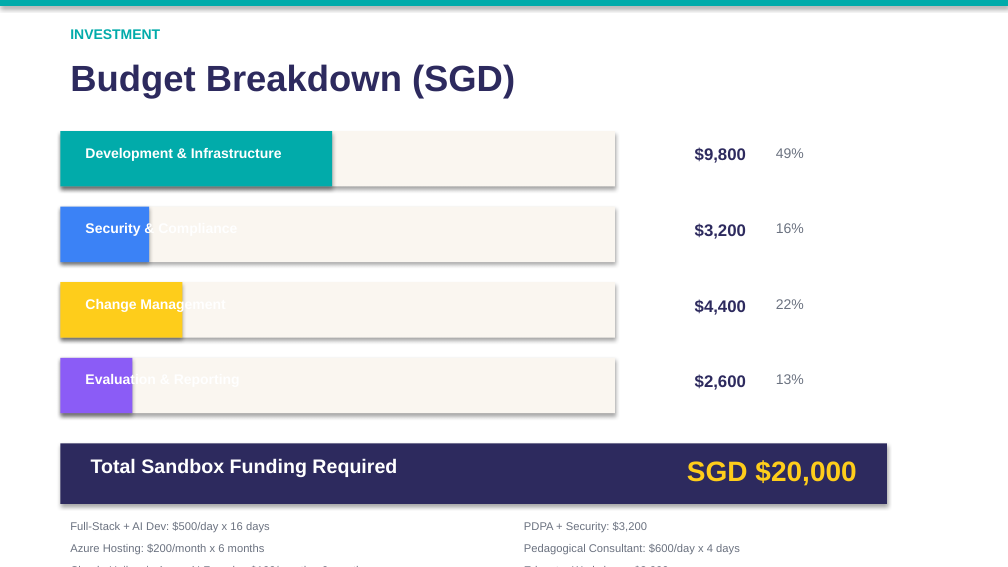
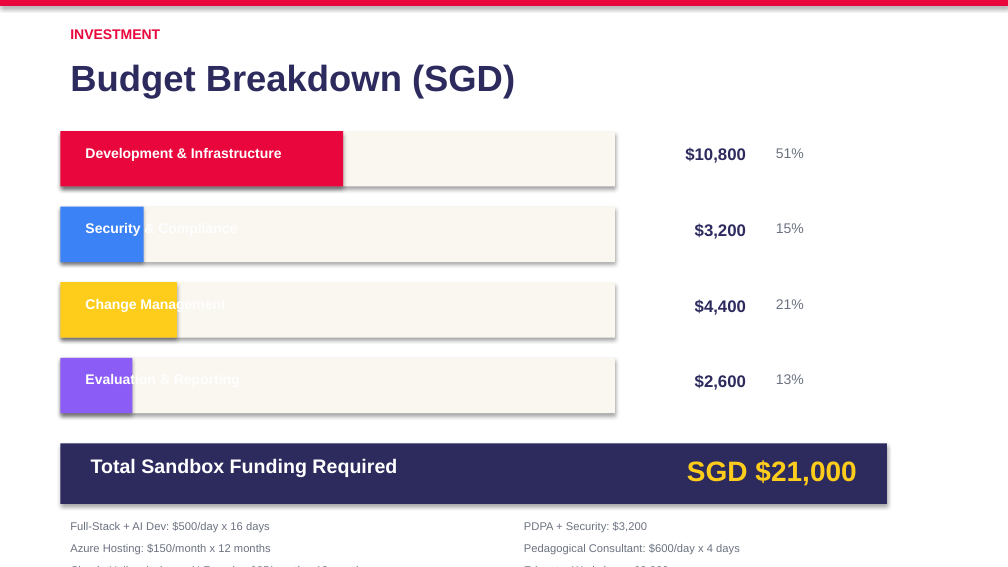
Before and after one commit to anitateoyingying/pedaforge, a slide deck: slide 9 of slides/PedaForge_Proposal.pptx. Drawn at 1008x567 pixels with LibreOffice and Linux fonts; fonts in the diff are those of the drawing. Boxes give left, top, right and bottom in pixels: in the first picture for what was removed or moved away, otherwise in the second. Text is boxed around its words. In the diff, an @@ line names an element or a change of style, - is before the commit and + after.

```diff
--- a/slides/PedaForge_Proposal.pptx
+++ b/slides/PedaForge_Proposal.pptx
@@ rectangle at (x1=0, y1=0, x2=1008, y2=6): fill #01ABAA to #E8063C @@
@@ text "INVESTMENT" at (x1=70, y1=29, x2=160, y2=39): text colour #01ABAA to #E8063C @@
@@ rectangle at (x1=60, y1=131, x2=344, y2=186): fill #01ABAA to #E8063C @@
@@ rectangle resized from (x1=60, y1=131, x2=332, y2=186) to (x1=60, y1=131, x2=344, y2=186) @@
@@ text at (x1=685, y1=147, x2=746, y2=163): text changed @@
-$9,800
+$10,800
@@ text at (x1=776, y1=148, x2=804, y2=158): text changed @@
-49%
+51%
@@ rectangle resized from (x1=60, y1=207, x2=149, y2=262) to (x1=60, y1=207, x2=143, y2=262) @@
@@ text at (x1=776, y1=223, x2=804, y2=233): text changed @@
-16%
+15%
@@ rectangle resized from (x1=60, y1=282, x2=182, y2=338) to (x1=60, y1=282, x2=177, y2=338) @@
@@ text at (x1=776, y1=299, x2=804, y2=309): text changed @@
-22%
+21%
@@ text at (x1=687, y1=460, x2=856, y2=486): text changed @@
-SGD $20,000
+SGD $21,000
@@ text at (x1=70, y1=544, x2=271, y2=554): text changed @@
-Azure Hosting: $200/month x 6 months
+Azure Hosting: $150/month x 12 months
```
Also in this commit, not shown: 10 other slides changed, 9 other files.
